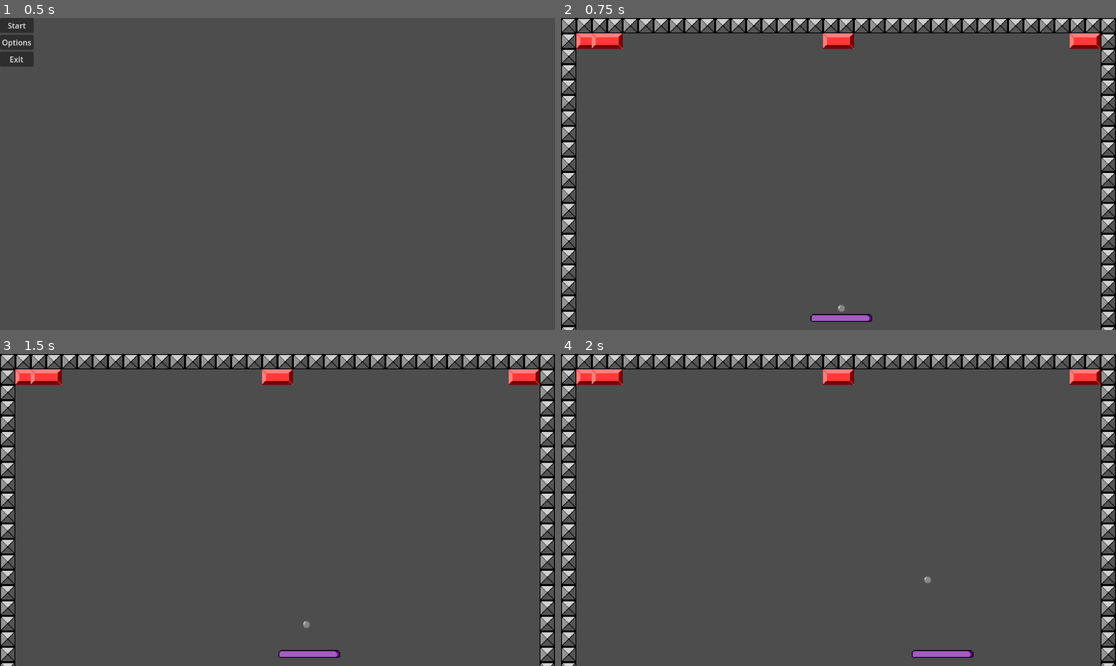
Above: before the commit, frames 1-4 (two rows, left to right).
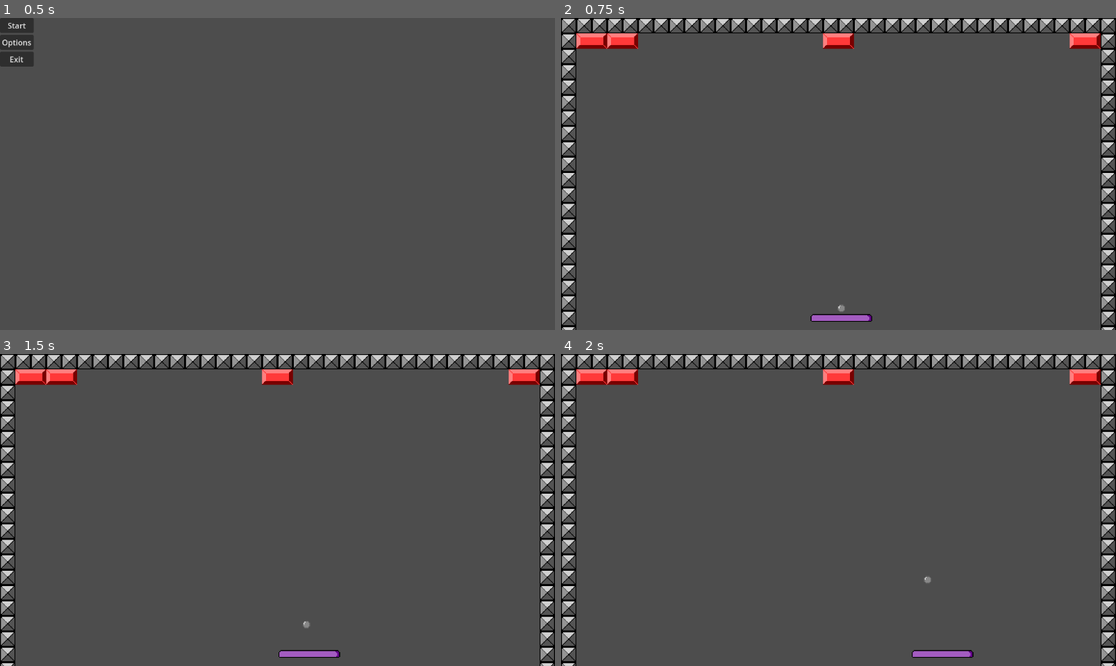
Above: after the commit, the same moments.

Repository: Morswin/Brick-Smasher
Game: Godot game, scene res://main menu/main_menu.tscn
The game is run twice, just before and just after one commit, with the same random seed, the same clock (stepped at 60 frames per second) and the same inputs.
Inputs:
- Up to frame 1 (0.5 s): no input
- Up to frame 2 (0.75 s): click "Start" at 0.5 s
- Up to frame 3 (1.5 s): tap Enter (ui_accept) at 1.25 s; hold Right (ui_right) from 1.28 s (still down)
- Up to frame 4 (2 s): keep holding Right (ui_right); tap Enter (ui_accept) at 1.52 s

Frame 1 is identical in both runs. In frame 2, 0.2% of the frame differs, in the area x 5-14%, y 4-11%; in frame 3, 0.2%; in frame 4, 0.2%.

Commit message:
Fixes #6

Diff:
--- a/brick/brick.gd
+++ b/brick/brick.gd
@@ -3,6 +3,7 @@
 
 
 @export var endurace: int = 1
+@export var value: int = 100
 
 @onready var sprite := $RedBrick
 
@@ -13,4 +14,5 @@
 		destory_self()
 
 func destory_self():
+	ScoreManager.add_score(value)
 	queue_free()
--- a/brick/bricks.gd
+++ b/brick/bricks.gd
@@ -11,7 +11,7 @@
 	var _new_birck_row = brick_row_scene.instantiate()
 	_new_birck_row.position.y = 48
 	_new_birck_row.add_brick(0)
-	_new_birck_row.add_brick(1)
+	_new_birck_row.add_brick(2)
 	_new_birck_row.add_brick(16)
 	_new_birck_row.add_brick(32)
 	add_child(_new_birck_row)
--- a/main menu/main_menu.gd
+++ b/main menu/main_menu.gd
@@ -6,6 +6,7 @@
 
 func _on_start_pressed():
 	LifeManager.reset_life_count()
+	ScoreManager.reset_score()
 	get_tree().change_scene_to_packed(game_loop)
 
 
--- a/singletons/score_manager.gd
+++ b/singletons/score_manager.gd
@@ -1 +1,12 @@
 extends Node
+
+
+var current_score: int = 0
+
+
+func reset_score():
+	current_score = 0
+
+func add_score(_amount: int):
+	current_score += _amount
+	print("current score ", current_score)
